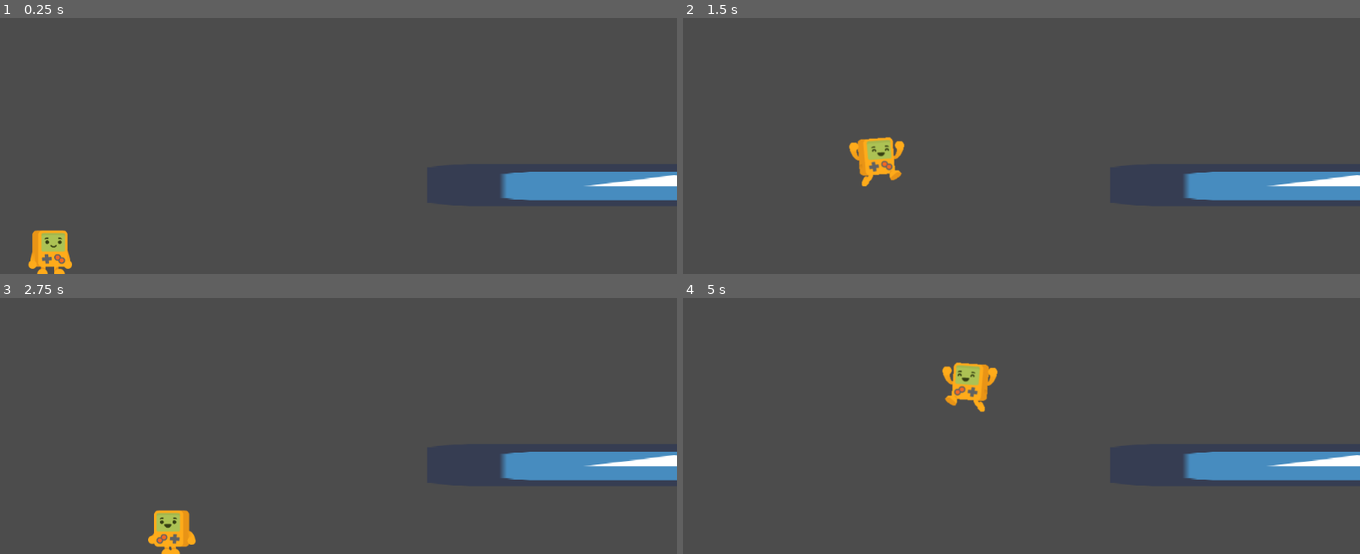
Above: before the commit, frames 1-4 (two rows, left to right).
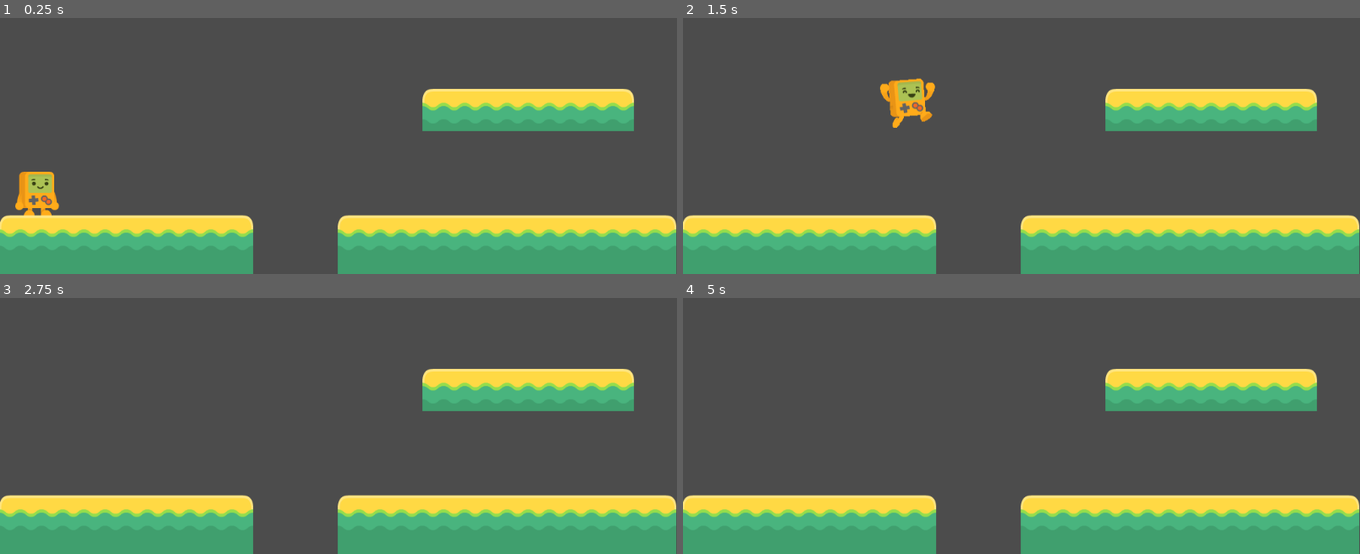
Above: after the commit, the same moments.

Repository: Skoomaki/platformer
Game: Godot game, scene res://Level1.tscn
The game is run twice, just before and just after one commit, with the same random seed, the same clock (stepped at 60 frames per second) and the same inputs. The project has no main scene, so this scene is started directly. The engine's default icon, where the game draws it, is replaced by a stand-in: a white triangle on a blue panel in a dark square.
Inputs:
- Up to frame 1 (0.25 s): no input
- Up to frame 2 (1.5 s): tap Enter at 0.5 s; hold D (player_right) from 0.53 s (still down); tap Space (player_jump) at 0.77 s
- Up to frame 3 (2.75 s): tap Space (player_jump) at 1.52 s; release D (player_right) at 2.03 s; hold A (player_left) from 2.03 s (still down)
- Up to frame 4 (5 s): release A (player_left) at 2.78 s; hold D (player_right) 2.78-4.28 s; tap Space (player_jump) at 3.02, 3.77, 4.52 s; hold A (player_left) from 4.28 s (still down)

The runs differ from the first frame. In frame 1, 29% of the frame differs, in the area x 0-100%, y 27-100%; in frame 2, 30%, in the area x 0-100%, y 23-100%; in frame 3, 28%; in frame 4, 29%.

Commit message:
added tile mapping and collision

Diff:
--- a/Kelsier.gd
+++ b/Kelsier.gd
@@ -2,7 +2,7 @@
 
 var player_velocity = Vector2(0,-1)
 
-const SPEED = 230
+const SPEED = 300
 const NORMAL_JUMP_HEIGHT = -1000
 const GRAVITY = 37
 
@@ -27,4 +27,4 @@
 
 	player_velocity = move_and_slide(player_velocity, Vector2.UP)
 
-	player_velocity.x = lerp(player_velocity.x,0,0.11)
+	player_velocity.x = lerp(player_velocity.x,0,0.89)
--- a/Kelsier_spriteframes.tres
+++ b/Kelsier_spriteframes.tres
@@ -20,11 +20,6 @@
 "name": "climb",
 "speed": 5.0
 }, {
-"frames": [ ExtResource( 3 ), ExtResource( 2 ) ],
-"loop": true,
-"name": "walk",
-"speed": 5.0
-}, {
 "frames": [ ExtResource( 4 ) ],
 "loop": true,
 "name": "air",
@@ -34,4 +29,9 @@
 "loop": true,
 "name": "crouch",
 "speed": 5.0
+}, {
+"frames": [ ExtResource( 3 ), ExtResource( 2 ) ],
+"loop": true,
+"name": "walk",
+"speed": 5.0
 } ]
--- a/Level1.tscn
+++ b/Level1.tscn
@@ -1,45 +1,15 @@
-[gd_scene load_steps=4 format=2]
+[gd_scene load_steps=3 format=2]
 
-[ext_resource path="res://icon.png" type="Texture" id=1]
+[ext_resource path="res://world_tileset.tres" type="TileSet" id=1]
 [ext_resource path="res://Kelsier.tscn" type="PackedScene" id=2]
-
-[sub_resource type="RectangleShape2D" id=2]
-extents = Vector2( 368, 32 )
 
 [node name="Level1" type="Node2D"]
 position = Vector2( -1, -1 )
 
-[node name="floor1" type="StaticBody2D" parent="."]
-position = Vector2( 370, 633 )
-__meta__ = {
-"_edit_group_": true
-}
-
-[node name="Sprite" type="Sprite" parent="floor1"]
-scale = Vector2( 11.5, 1 )
-texture = ExtResource( 1 )
-
-[node name="CollisionShape2D" type="CollisionShape2D" parent="floor1"]
-shape = SubResource( 2 )
-__meta__ = {
-"_edit_group_": true
-}
-
-[node name="floor2" type="StaticBody2D" parent="."]
-position = Vector2( 1015, 466 )
-__meta__ = {
-"_edit_group_": true
-}
-
-[node name="Sprite" type="Sprite" parent="floor2"]
-scale = Vector2( 11.5, 1 )
-texture = ExtResource( 1 )
-
-[node name="CollisionShape2D" type="CollisionShape2D" parent="floor2"]
-shape = SubResource( 2 )
-__meta__ = {
-"_edit_group_": true
-}
+[node name="TileMap" type="TileMap" parent="."]
+tile_set = ExtResource( 1 )
+format = 1
+tile_data = PoolIntArray( 327690, 1, 0, 327691, 2, 0, 327692, 2, 0, 327693, 2, 0, 327694, 3, 0, 524288, 1, 0, 524289, 2, 0, 524290, 2, 0, 524291, 2, 0, 524292, 2, 0, 524293, 3, 0, 524296, 1, 0, 524297, 2, 0, 524298, 2, 0, 524299, 2, 0, 524300, 2, 0, 524301, 2, 0, 524302, 2, 0, 524303, 3, 0, 589824, 0, 0, 589825, 0, 0, 589826, 0, 0, 589827, 0, 0, 589828, 0, 0, 589829, 0, 0, 589832, 0, 0, 589833, 0, 0, 589834, 0, 0, 589835, 0, 0, 589836, 0, 0, 589837, 0, 0, 589838, 0, 0, 589839, 0, 0 )
 
 [node name="Kelsier" parent="." instance=ExtResource( 2 )]
-position = Vector2( 77, 524 )
+position = Vector2( 57, 463 )
--- /dev/null
+++ b/world_tileset.tres
@@ -0,0 +1,479 @@
+[gd_resource type="TileSet" load_steps=39 format=2]
+
+[ext_resource path="res://assets/tiles/tileYellow_11.png" type="Texture" id=1]
+[ext_resource path="res://assets/tiles/tileYellow_12.png" type="Texture" id=2]
+[ext_resource path="res://assets/tiles/tileYellow_08.png" type="Texture" id=3]
+[ext_resource path="res://assets/tiles/tileYellow_10.png" type="Texture" id=4]
+[ext_resource path="res://assets/tiles/tileYellow_04.png" type="Texture" id=5]
+[ext_resource path="res://assets/tiles/tileYellow_06.png" type="Texture" id=6]
+[ext_resource path="res://assets/tiles/tileYellow_07.png" type="Texture" id=7]
+[ext_resource path="res://assets/tiles/tileYellow_05.png" type="Texture" id=8]
+[ext_resource path="res://assets/tiles/tileYellow_21.png" type="Texture" id=9]
+[ext_resource path="res://assets/tiles/tileYellow_22.png" type="Texture" id=10]
+[ext_resource path="res://assets/tiles/tileYellow_13.png" type="Texture" id=11]
+[ext_resource path="res://assets/tiles/tileYellow_20.png" type="Texture" id=12]
+[ext_resource path="res://assets/tiles/tileYellow_23.png" type="Texture" id=13]
+[ext_resource path="res://assets/tiles/tileYellow_25.png" type="Texture" id=14]
+[ext_resource path="res://assets/tiles/tileYellow_16.png" type="Texture" id=15]
+[ext_resource path="res://assets/tiles/tileYellow_26.png" type="Texture" id=16]
+[ext_resource path="res://assets/tiles/tileYellow_24.png" type="Texture" id=17]
+[ext_resource path="res://assets/tiles/tileYellow_17.png" type="Texture" id=18]
+[ext_resource path="res://assets/tiles/tileYellow_19.png" type="Texture" id=19]
+
+[sub_resource type="ConvexPolygonShape2D" id=1]
+points = PoolVector2Array( 64, 64, 0, 64, 0, 0, 64, 0 )
+
+[sub_resource type="ConvexPolygonShape2D" id=2]
+points = PoolVector2Array( 64, 64, 0, 64, 0, 0, 64, 0 )
+
+[sub_resource type="ConvexPolygonShape2D" id=3]
+points = PoolVector2Array( 0, 0, 0, 0, 64, 0, 64, 24, 32, 64, 0, 64 )
+
+[sub_resource type="ConvexPolygonShape2D" id=4]
+points = PoolVector2Array( 64, 64, 0, 64, 0, 0, 64, 0 )
+
+[sub_resource type="ConvexPolygonShape2D" id=5]
+points = PoolVector2Array( 64, 64, 0, 64, 0, 0, 64, 0 )
+
+[sub_resource type="ConvexPolygonShape2D" id=6]
+points = PoolVector2Array( 64, 64, 0, 64, 0, 0, 64, 0 )
+
+[sub_resource type="ConvexPolygonShape2D" id=7]
+points = PoolVector2Array( 64, 64, 0, 64, 0, 0, 64, 0 )
+
+[sub_resource type="ConvexPolygonShape2D" id=8]
+points = PoolVector2Array( 64, 64, 0, 64, 0, 0, 64, 0 )
+
+[sub_resource type="ConvexPolygonShape2D" id=9]
+points = PoolVector2Array( 64, 64, 0, 64, 0, 0, 64, 0 )
+
+[sub_resource type="ConvexPolygonShape2D" id=10]
+points = PoolVector2Array( 0, 0, 0, 0, 64, 0, 64, 64, 0, 32 )
+
+[sub_resource type="ConvexPolygonShape2D" id=11]
+points = PoolVector2Array( 0, 0, 0, 0, 64, 0, 64, 32, 0, 64, 0, 64 )
+
+[sub_resource type="ConvexPolygonShape2D" id=12]
+points = PoolVector2Array( 64, 64, 0, 64, 0, 0, 64, 0 )
+
+[sub_resource type="ConvexPolygonShape2D" id=13]
+points = PoolVector2Array( 64, 64, 0, 64, 0, 0, 64, 0 )
+
+[sub_resource type="ConvexPolygonShape2D" id=14]
+points = PoolVector2Array( 64, 64, 0, 64, 0, 0, 64, 0 )
+
+[sub_resource type="ConvexPolygonShape2D" id=15]
+points = PoolVector2Array( 64, 64, 0, 64, 64, 0, 64, 0 )
+
+[sub_resource type="ConvexPolygonShape2D" id=16]
+points = PoolVector2Array( 0, 0, 0, 0, 64, 64, 0, 64 )
+
+[sub_resource type="ConvexPolygonShape2D" id=17]
+points = PoolVector2Array( 64, 0, 64, 0, 64, 64, 0, 64 )
+
+[sub_resource type="ConvexPolygonShape2D" id=18]
+points = PoolVector2Array( 0, 0, 0, 0, 64, 64, 0, 64 )
+
+[sub_resource type="ConvexPolygonShape2D" id=19]
+points = PoolVector2Array( 64, 0, 64, 64, 32, 64, 0, 24, 0, 0, 0, 0 )
+
+[resource]
+0/name = "tileYellow_04.png 0"
+0/texture = ExtResource( 5 )
+0/tex_offset = Vector2( 0, 0 )
+0/modulate = Color( 1, 1, 1, 1 )
+0/region = Rect2( 0, 0, 64, 64 )
+0/tile_mode = 0
+0/occluder_offset = Vector2( 0, 0 )
+0/navigation_offset = Vector2( 0, 0 )
+0/shape_offset = Vector2( 0, 0 )
+0/shape_transform = Transform2D( 1, 0, 0, 1, 0, 0 )
+0/shape = SubResource( 1 )
+0/shape_one_way = false
+0/shape_one_way_margin = 1.0
+0/shapes = [ {
+"autotile_coord": Vector2( 0, 0 ),
+"one_way": false,
+"one_way_margin": 1.0,
+"shape": SubResource( 1 ),
+"shape_transform": Transform2D( 1, 0, 0, 1, 0, 0 )
+} ]
+0/z_index = 0
+1/name = "tileYellow_05.png 1"
+1/texture = ExtResource( 8 )
+1/tex_offset = Vector2( 0, 0 )
+1/modulate = Color( 1, 1, 1, 1 )
+1/region = Rect2( 0, 0, 64, 64 )
+1/tile_mode = 0
+1/occluder_offset = Vector2( 0, 0 )
+1/navigation_offset = Vector2( 0, 0 )
+1/shape_offset = Vector2( 0, 0 )
+1/shape_transform = Transform2D( 1, 0, 0, 1, 0, 0 )
+1/shape = SubResource( 2 )
+1/shape_one_way = false
+1/shape_one_way_margin = 1.0
+1/shapes = [ {
+"autotile_coord": Vector2( 0, 0 ),
+"one_way": false,
+"one_way_margin": 1.0,
+"shape": SubResource( 2 ),
+"shape_transform": Transform2D( 1, 0, 0, 1, 0, 0 )
+} ]
+1/z_index = 0
+2/name = "tileYellow_06.png 2"
+2/texture = ExtResource( 6 )
+2/tex_offset = Vector2( 0, 0 )
+2/modulate = Color( 1, 1, 1, 1 )
+2/region = Rect2( 0, 0, 64, 64 )
+2/tile_mode = 0
+2/occluder_offset = Vector2( 0, 0 )
+2/navigation_offset = Vector2( 0, 0 )
+2/shape_offset = Vector2( 0, 0 )
+2/shape_transform = Transform2D( 1, 0, 0, 1, 0, 0 )
+2/shape = SubResource( 12 )
+2/shape_one_way = false
+2/shape_one_way_margin = 1.0
+2/shapes = [ {
+"autotile_coord": Vector2( 0, 0 ),
+"one_way": false,
+"one_way_margin": 1.0,
+"shape": SubResource( 12 ),
+"shape_transform": Transform2D( 1, 0, 0, 1, 0, 0 )
+} ]
+2/z_index = 0
+3/name = "tileYellow_07.png 3"
+3/texture = ExtResource( 7 )
+3/tex_offset = Vector2( 0, 0 )
+3/modulate = Color( 1, 1, 1, 1 )
+3/region = Rect2( 0, 0, 64, 64 )
+3/tile_mode = 0
+3/occluder_offset = Vector2( 0, 0 )
+3/navigation_offset = Vector2( 0, 0 )
+3/shape_offset = Vector2( 0, 0 )
+3/shape_transform = Transform2D( 1, 0, 0, 1, 0, 0 )
+3/shape = SubResource( 13 )
+3/shape_one_way = false
+3/shape_one_way_margin = 1.0
+3/shapes = [ {
+"autotile_coord": Vector2( 0, 0 ),
+"one_way": false,
+"one_way_margin": 1.0,
+"shape": SubResource( 13 ),
+"shape_transform": Transform2D( 1, 0, 0, 1, 0, 0 )
+} ]
+3/z_index = 0
+4/name = "tileYellow_08.png 4"
+4/texture = ExtResource( 3 )
+4/tex_offset = Vector2( 0, 0 )
+4/modulate = Color( 1, 1, 1, 1 )
+4/region = Rect2( 0, 0, 64, 64 )
+4/tile_mode = 0
+4/occluder_offset = Vector2( 0, 0 )
+4/navigation_offset = Vector2( 0, 0 )
+4/shape_offset = Vector2( 0, 0 )
+4/shape_transform = Transform2D( 1, 0, 0, 1, 0, 0 )
+4/shape = SubResource( 14 )
+4/shape_one_way = false
+4/shape_one_way_margin = 1.0
+4/shapes = [ {
+"autotile_coord": Vector2( 0, 0 ),
+"one_way": false,
+"one_way_margin": 1.0,
+"shape": SubResource( 14 ),
+"shape_transform": Transform2D( 1, 0, 0, 1, 0, 0 )
+} ]
+4/z_index = 0
+5/name = "tileYellow_10.png 5"
+5/texture = ExtResource( 4 )
+5/tex_offset = Vector2( 0, 0 )
+5/modulate = Color( 1, 1, 1, 1 )
+5/region = Rect2( 0, 0, 64, 64 )
+5/tile_mode = 0
+5/occluder_offset = Vector2( 0, 0 )
+5/navigation_offset = Vector2( 0, 0 )
+5/shape_offset = Vector2( 0, 0 )
+5/shape_transform = Transform2D( 1, 0, 0, 1, 0, 0 )
+5/shape = SubResource( 15 )
+5/shape_one_way = false
+5/shape_one_way_margin = 1.0
+5/shapes = [ {
+"autotile_coord": Vector2( 0, 0 ),
+"one_way": false,
+"one_way_margin": 1.0,
+"shape": SubResource( 15 ),
+"shape_transform": Transform2D( 1, 0, 0, 1, 0, 0 )
+} ]
+5/z_index = 0
+6/name = "tileYellow_11.png 6"
+6/texture = ExtResource( 1 )
+6/tex_offset = Vector2( 0, 0 )
+6/modulate = Color( 1, 1, 1, 1 )
+6/region = Rect2( 0, 0, 72, 64 )
+6/tile_mode = 0
+6/occluder_offset = Vector2( 0, 0 )
+6/navigation_offset = Vector2( 0, 0 )
+6/shape_offset = Vector2( 0, 0 )
+6/shape_transform = Transform2D( 1, 0, 0, 1, 0, 0 )
+6/shape = SubResource( 16 )
+6/shape_one_way = false
+6/shape_one_way_margin = 1.0
+6/shapes = [ {
+"autotile_coord": Vector2( 0, 0 ),
+"one_way": false,
+"one_way_margin": 1.0,
+"shape": SubResource( 16 ),
+"shape_transform": Transform2D( 1, 0, 0, 1, 0, 0 )
+} ]
+6/z_index = 0
+7/name = "tileYellow_12.png 7"
+7/texture = ExtResource( 2 )
+7/tex_offset = Vector2( 0, 0 )
+7/modulate = Color( 1, 1, 1, 1 )
+7/region = Rect2( 0, 0, 64, 64 )
+7/tile_mode = 0
+7/occluder_offset = Vector2( 0, 0 )
+7/navigation_offset = Vector2( 0, 0 )
+7/shape_offset = Vector2( 0, 0 )
+7/shape_transform = Transform2D( 1, 0, 0, 1, 0, 0 )
+7/shape = SubResource( 17 )
+7/shape_one_way = false
+7/shape_one_way_margin = 1.0
+7/shapes = [ {
+"autotile_coord": Vector2( 0, 0 ),
+"one_way": false,
+"one_way_margin": 1.0,
+"shape": SubResource( 17 ),
+"shape_transform": Transform2D( 1, 0, 0, 1, 0, 0 )
+} ]
+7/z_index = 0
+8/name = "tileYellow_13.png 8"
+8/texture = ExtResource( 11 )
+8/tex_offset = Vector2( 0, 0 )
+8/modulate = Color( 1, 1, 1, 1 )
+8/region = Rect2( 0, 0, 64, 64 )
+8/tile_mode = 0
+8/occluder_offset = Vector2( 0, 0 )
+8/navigation_offset = Vector2( 0, 0 )
+8/shape_offset = Vector2( 0, 0 )
+8/shape_transform = Transform2D( 1, 0, 0, 1, 0, 0 )
+8/shape = SubResource( 18 )
+8/shape_one_way = false
+8/shape_one_way_margin = 1.0
+8/shapes = [ {
+"autotile_coord": Vector2( 0, 0 ),
+"one_way": false,
+"one_way_margin": 1.0,
+"shape": SubResource( 18 ),
+"shape_transform": Transform2D( 1, 0, 0, 1, 0, 0 )
+} ]
+8/z_index = 0
+9/name = "tileYellow_16.png 9"
+9/texture = ExtResource( 15 )
+9/tex_offset = Vector2( 0, 0 )
+9/modulate = Color( 1, 1, 1, 1 )
+9/region = Rect2( 0, 0, 64, 64 )
+9/tile_mode = 0
+9/occluder_offset = Vector2( 0, 0 )
+9/navigation_offset = Vector2( 0, 0 )
+9/shape_offset = Vector2( 0, 0 )
+9/shape_transform = Transform2D( 1, 0, 0, 1, 0, 0 )
+9/shape = SubResource( 19 )
+9/shape_one_way = false
+9/shape_one_way_margin = 1.0
+9/shapes = [ {
+"autotile_coord": Vector2( 0, 0 ),
+"one_way": false,
+"one_way_margin": 1.0,
+"shape": SubResource( 19 ),
+"shape_transform": Transform2D( 1, 0, 0, 1, 0, 0 )
+} ]
+9/z_index = 0
+10/name = "tileYellow_17.png 10"
+10/texture = ExtResource( 18 )
+10/tex_offset = Vector2( 0, 0 )
+10/modulate = Color( 1, 1, 1, 1 )
+10/region = Rect2( 0, 0, 64, 64 )
+10/tile_mode = 0
+10/occluder_offset = Vector2( 0, 0 )
+10/navigation_offset = Vector2( 0, 0 )
+10/shape_offset = Vector2( 0, 0 )
+10/shape_transform = Transform2D( 1, 0, 0, 1, 0, 0 )
+10/shape = SubResource( 3 )
+10/shape_one_way = false
+10/shape_one_way_margin = 1.0
+10/shapes = [ {
+"autotile_coord": Vector2( 0, 0 ),
+"one_way": false,
+"one_way_margin": 1.0,
+"shape": SubResource( 3 ),
+"shape_transform": Transform2D( 1, 0, 0, 1, 0, 0 )
+} ]
+10/z_index = 0
+11/name = "tileYellow_19.png 11"
+11/texture = ExtResource( 19 )
+11/tex_offset = Vector2( 0, 0 )
+11/modulate = Color( 1, 1, 1, 1 )
+11/region = Rect2( 0, 0, 64, 64 )
+11/tile_mode = 0
+11/occluder_offset = Vector2( 0, 0 )
+11/navigation_offset = Vector2( 0, 0 )
+11/shape_offset = Vector2( 0, 0 )
+11/shape_transform = Transform2D( 1, 0, 0, 1, 0, 0 )
+11/shape = SubResource( 4 )
+11/shape_one_way = false
+11/shape_one_way_margin = 1.0
+11/shapes = [ {
+"autotile_coord": Vector2( 0, 0 ),
+"one_way": false,
+"one_way_margin": 1.0,
+"shape": SubResource( 4 ),
+"shape_transform": Transform2D( 1, 0, 0, 1, 0, 0 )
+} ]
+11/z_index = 0
+12/name = "tileYellow_20.png 12"
+12/texture = ExtResource( 12 )
+12/tex_offset = Vector2( 0, 0 )
+12/modulate = Color( 1, 1, 1, 1 )
+12/region = Rect2( 0, 0, 64, 64 )
+12/tile_mode = 0
+12/occluder_offset = Vector2( 0, 0 )
+12/navigation_offset = Vector2( 0, 0 )
+12/shape_offset = Vector2( 0, 0 )
+12/shape_transform = Transform2D( 1, 0, 0, 1, 0, 0 )
+12/shape = SubResource( 5 )
+12/shape_one_way = false
+12/shape_one_way_margin = 1.0
+12/shapes = [ {
+"autotile_coord": Vector2( 0, 0 ),
+"one_way": false,
+"one_way_margin": 1.0,
+"shape": SubResource( 5 ),
+"shape_transform": Transform2D( 1, 0, 0, 1, 0, 0 )
+} ]
+12/z_index = 0
+13/name = "tileYellow_21.png 13"
+13/texture = ExtResource( 9 )
+13/tex_offset = Vector2( 0, 0 )
+13/modulate = Color( 1, 1, 1, 1 )
+13/region = Rect2( 0, 0, 64, 64 )
+13/tile_mode = 0
+13/occluder_offset = Vector2( 0, 0 )
+13/navigation_offset = Vector2( 0, 0 )
+13/shape_offset = Vector2( 0, 0 )
+13/shape_transform = Transform2D( 1, 0, 0, 1, 0, 0 )
+13/shape = SubResource( 6 )
+13/shape_one_way = false
+13/shape_one_way_margin = 1.0
+13/shapes = [ {
+"autotile_coord": Vector2( 0, 0 ),
+"one_way": false,
+"one_way_margin": 1.0,
+"shape": SubResource( 6 ),
+"shape_transform": Transform2D( 1, 0, 0, 1, 0, 0 )
+} ]
+13/z_index = 0
+14/name = "tileYellow_22.png 14"
+14/texture = ExtResource( 10 )
+14/tex_offset = Vector2( 0, 0 )
+14/modulate = Color( 1, 1, 1, 1 )
+14/region = Rect2( 0, 0, 64, 64 )
+14/tile_mode = 0
+14/occluder_offset = Vector2( 0, 0 )
+14/navigation_offset = Vector2( 0, 0 )
+14/shape_offset = Vector2( 0, 0 )
+14/shape_transform = Transform2D( 1, 0, 0, 1, 0, 0 )
+14/shape = SubResource( 7 )
+14/shape_one_way = false
+14/shape_one_way_margin = 1.0
+14/shapes = [ {
+"autotile_coord": Vector2( 0, 0 ),
+"one_way": false,
+"one_way_margin": 1.0,
+"shape": SubResource( 7 ),
+"shape_transform": Transform2D( 1, 0, 0, 1, 0, 0 )
+} ]
+14/z_index = 0
+15/name = "tileYellow_23.png 15"
+15/texture = ExtResource( 13 )
+15/tex_offset = Vector2( 0, 0 )
+15/modulate = Color( 1, 1, 1, 1 )
+15/region = Rect2( 0, 0, 64, 64 )
+15/tile_mode = 0
+15/occluder_offset = Vector2( 0, 0 )
+15/navigation_offset = Vector2( 0, 0 )
+15/shape_offset = Vector2( 0, 0 )
+15/shape_transform = Transform2D( 1, 0, 0, 1, 0, 0 )
+15/shape = SubResource( 8 )
+15/shape_one_way = false
+15/shape_one_way_margin = 1.0
+15/shapes = [ {
+"autotile_coord": Vector2( 0, 0 ),
+"one_way": false,
+"one_way_margin": 1.0,
+"shape": SubResource( 8 ),
+"shape_transform": Transform2D( 1, 0, 0, 1, 0, 0 )
+} ]
+15/z_index = 0
+16/name = "tileYellow_24.png 16"
+16/texture = ExtResource( 17 )
+16/tex_offset = Vector2( 0, 0 )
+16/modulate = Color( 1, 1, 1, 1 )
+16/region = Rect2( 0, 0, 64, 64 )
+16/tile_mode = 0
+16/occluder_offset = Vector2( 0, 0 )
+16/navigation_offset = Vector2( 0, 0 )
+16/shape_offset = Vector2( 0, 0 )
+16/shape_transform = Transform2D( 1, 0, 0, 1, 0, 0 )
+16/shape = SubResource( 9 )
+16/shape_one_way = false
+16/shape_one_way_margin = 1.0
+16/shapes = [ {
+"autotile_coord": Vector2( 0, 0 ),
+"one_way": false,
+"one_way_margin": 1.0,
+"shape": SubResource( 9 ),
+"shape_transform": Transform2D( 1, 0, 0, 1, 0, 0 )
+} ]
+16/z_index = 0
+17/name = "tileYellow_25.png 17"
+17/texture = ExtResource( 14 )
+17/tex_offset = Vector2( 0, 0 )
+17/modulate = Color( 1, 1, 1, 1 )
+17/region = Rect2( 0, 0, 64, 64 )
+17/tile_mode = 0
+17/occluder_offset = Vector2( 0, 0 )
+17/navigation_offset = Vector2( 0, 0 )
+17/shape_offset = Vector2( 0, 0 )
+17/shape_transform = Transform2D( 1, 0, 0, 1, 0, 0 )
+17/shape = SubResource( 10 )
+17/shape_one_way = false
+17/shape_one_way_margin = 1.0
+17/shapes = [ {
+"autotile_coord": Vector2( 0, 0 ),
+"one_way": false,
+"one_way_margin": 1.0,
+"shape": SubResource( 10 ),
+"shape_transform": Transform2D( 1, 0, 0, 1, 0, 0 )
+} ]
+17/z_index = 0
+18/name = "tileYellow_26.png 18"
+18/texture = ExtResource( 16 )
+18/tex_offset = Vector2( 0, 0 )
+18/modulate = Color( 1, 1, 1, 1 )
+18/region = Rect2( 0, 0, 64, 64 )
+18/tile_mode = 0
+18/occluder_offset = Vector2( 0, 0 )
+18/navigation_offset = Vector2( 0, 0 )
+18/shape_offset = Vector2( 0, 0 )
+18/shape_transform = Transform2D( 1, 0, 0, 1, 0, 0 )
+18/shape = SubResource( 11 )
+18/shape_one_way = false
+18/shape_one_way_margin = 1.0
+18/shapes = [ {
+"autotile_coord": Vector2( 0, 0 ),
+"one_way": false,
+"one_way_margin": 1.0,
+"shape": SubResource( 11 ),
+"shape_transform": Transform2D( 1, 0, 0, 1, 0, 0 )
+} ]
+18/z_index = 0
Binary file added: assets/tiles/tileYellow_04.png
Not shown, added: assets/tiles/tileYellow_04.png.import
Binary file added: assets/tiles/tileYellow_05.png
Not shown, added: assets/tiles/tileYellow_05.png.import
Binary file added: assets/tiles/tileYellow_06.png
Not shown, added: assets/tiles/tileYellow_06.png.import
Binary file added: assets/tiles/tileYellow_07.png
Not shown, added: assets/tiles/tileYellow_07.png.import
Binary file added: assets/tiles/tileYellow_08.png
Not shown, added: assets/tiles/tileYellow_08.png.import
Binary file added: assets/tiles/tileYellow_10.png
Not shown, added: assets/tiles/tileYellow_10.png.import
(and 26 more such lines)
